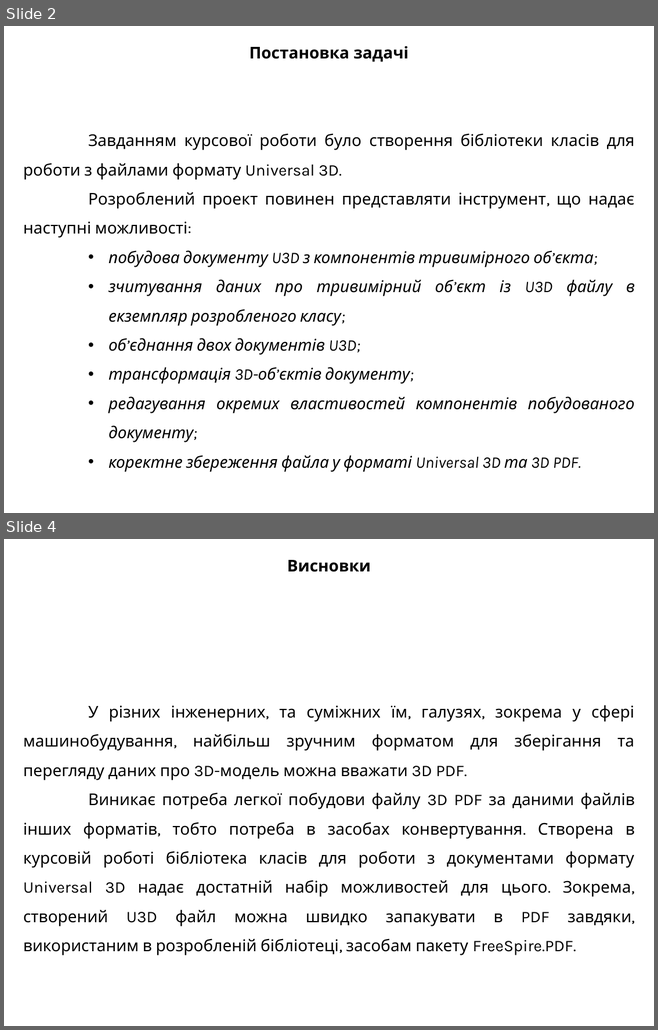
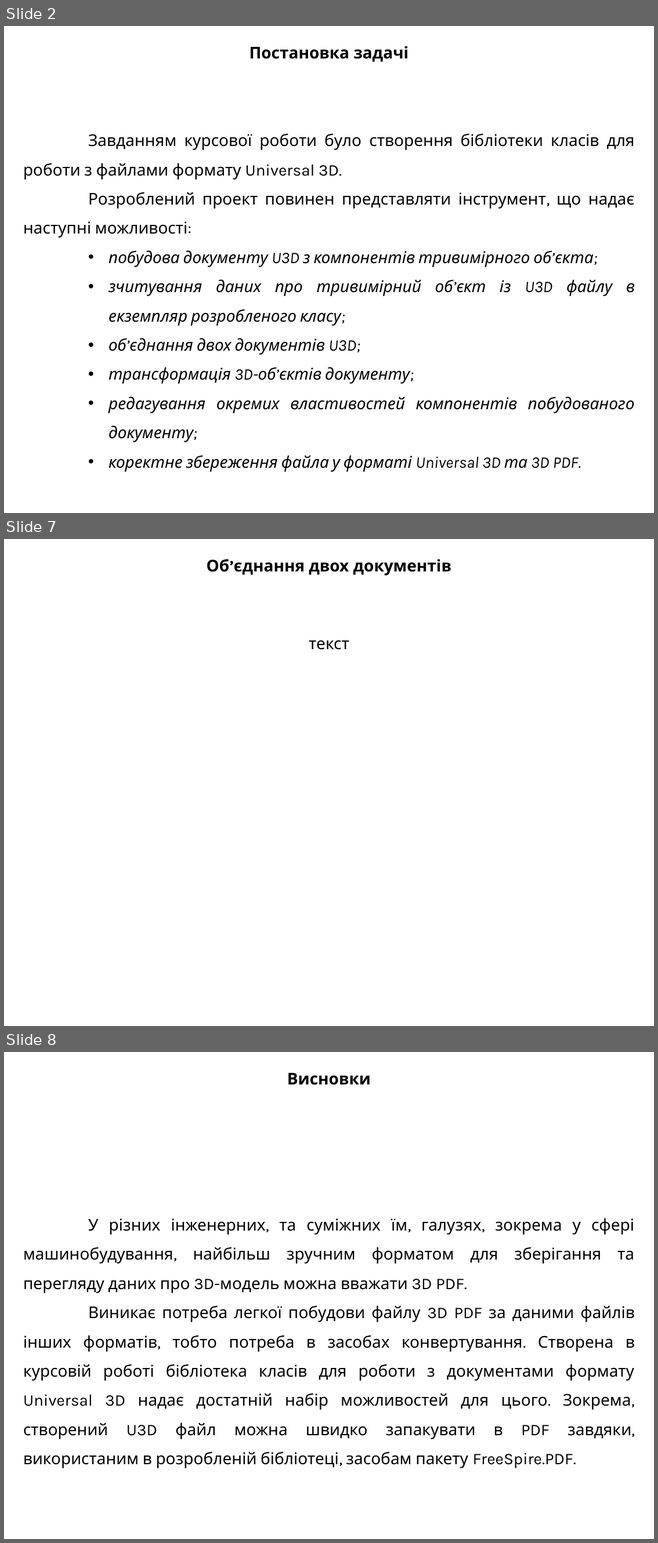
Before and after one commit to heo732/University-Course_3, a slide deck: CourseProject/Presentation/U3DSpace.pptx. Shown one above the other, each under a label of ours: slides 2 and 4 before the commit, slides 2, 7 and 8 after it; the slides between them are not shown. The pictures are 658x1030 and 658x1543 pixels, drawn with LibreOffice and Linux fonts; fonts in the diff are those of the drawing. Boxes give left, top, right and bottom in pixels: in the first picture for what was removed or moved away, otherwise in the second. Text is boxed around its words. In the diff, an @@ line names an element or a change of style, - is before the commit and + after.

```diff
--- a/CourseProject/Presentation/U3DSpace.pptx
+++ b/CourseProject/Presentation/U3DSpace.pptx
@@ slide 7 added at box(4, 539, 654, 1026), background #FFFFFF @@
@@ text added at box(206, 559, 452, 650), 18 pt, text #000000, bold @@
+Об’єднання двох документів
+текст
@@ what was slide 4 is now slide 8 @@
```
Also in this commit, not shown: 4 other slides added, 1 slide removed.
